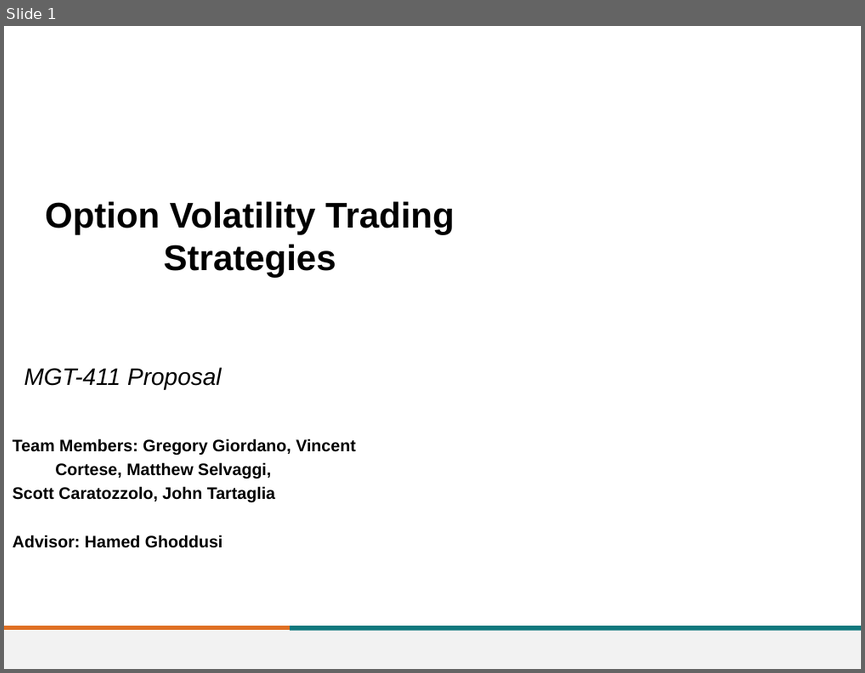
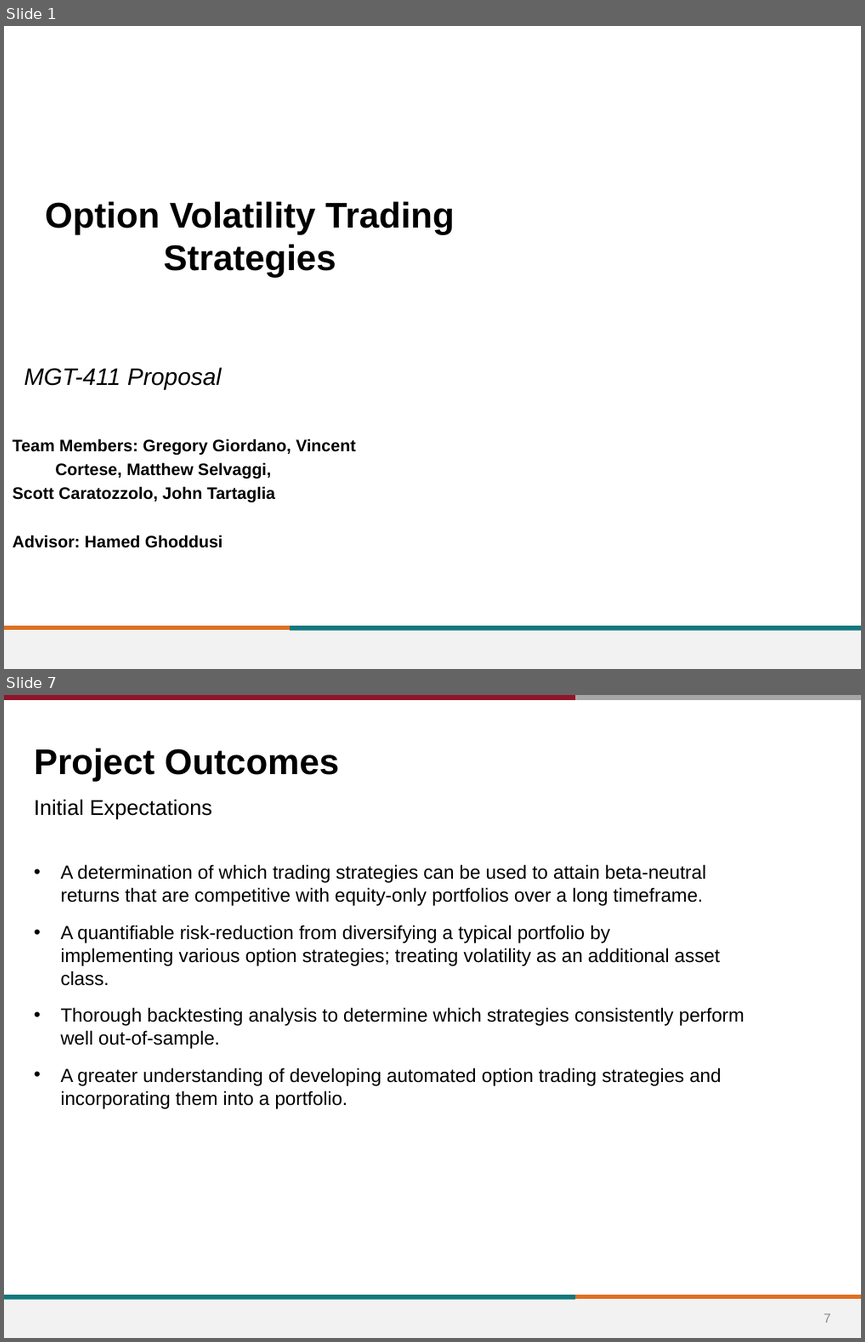
Before and after one commit to greggiordano12/MGT-411, a slide deck: Proposal/Options_Proposal.pptx. Shown one above the other, each under a label of ours: slide 1 before the commit, slides 1 and 7 after it; the slides between them are not shown. The pictures are 865x673 and 865x1342 pixels, drawn with LibreOffice and Linux fonts; fonts in the diff are those of the drawing; background and template pictures are left out. Boxes give left, top, right and bottom in pixels: in the first picture for what was removed or moved away, otherwise in the second. Text is boxed around its words. In the diff, an @@ line names an element or a change of style, - is before the commit and + after.

```diff
--- a/Proposal/Options_Proposal.pptx
+++ b/Proposal/Options_Proposal.pptx
@@ slide 7 added at (x1=4, y1=695, x2=861, y2=1338), background #FFFFFF; not listed: 1 template element that a slide beside it also shows @@
@@ line added from (4, 698) to (575, 698), #90152A 4 pt @@
@@ line added from (575, 698) to (861, 698), #A6A6A6 4 pt @@
@@ title added at (x1=34, y1=748, x2=339, y2=781), 30 pt, text #000000, bold @@
+Project Outcomes
@@ text added at (x1=34, y1=799, x2=212, y2=819), 18 pt, text #000000 @@
+Initial Expectations
@@ text added at (x1=61, y1=864, x2=744, y2=1109), 16 pt, text #000000 @@
+• A determination of which trading strategies can be used to attain beta-neutral returns that are competitive with equity-only portfolios over a long timeframe.
+• A quantifiable risk-reduction from diversifying a typical portfolio by implementing various option strategies; treating volatility as an additional asset class.
+• Thorough backtesting analysis to determine which strategies consistently perform well out-of-sample.
+• A greater understanding of developing automated option trading strategies and incorporating them into a portfolio.
@@ line added from (4, 1297) to (575, 1297), #0F787D 4 pt @@
@@ line added from (575, 1297) to (861, 1297), #DF7023 4 pt @@
@@ page number added at (x1=823, y1=1313, x2=831, y2=1322), 11 pt, text #8C8C8C @@
+7
```
Also in this commit, not shown: 7 slides changed, 1 other slide added, 3 slides removed, 9 other files.
